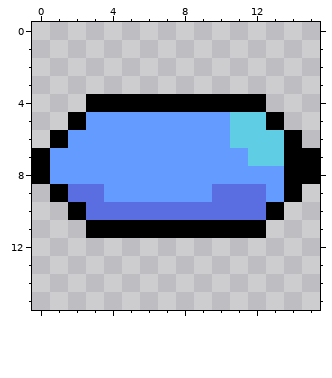
Two versions of one pixel-art file, assets/bullets/Playerbullet.ase. This is how it looked before the edit.
16x16 pixels, 1 frame.
The result:
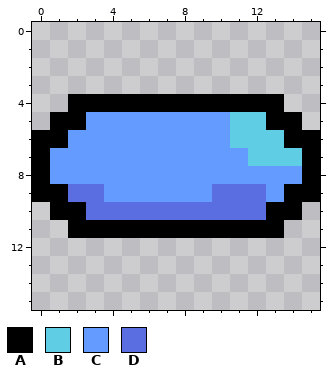
Palette (. is transparent): A #000000  B #5fcde4  C #639bff  D #5b6ee1
From old to new:
@@ x 0..15 @@
  3 ................
- 4 ...AAAAAAAAAA...
- 5 ..ACCCCCCCCBBA..
- 6 .ACCCCCCCCCBBBA.
- 7 ACCCCCCCCCCCBBAA
- 8 ACCCCCCCCCCCCCAA
- 9 .ADDCCCCCCDDDCA.
-10 ..ADDDDDDDDDDA..
-11 ...AAAAAAAAAA...
+ 4 ..AAAAAAAAAAAA..
+ 5 .AACCCCCCCCBBAA.
+ 6 AACCCCCCCCCBBBAA
+ 7 ACCCCCCCCCCCBBBA
+ 8 ACCCCCCCCCCCCCCA
+ 9 AADDCCCCCCDDDCAA
+10 .AADDDDDDDDDDAA.
+11 ..AAAAAAAAAAAA..
 12 ................
